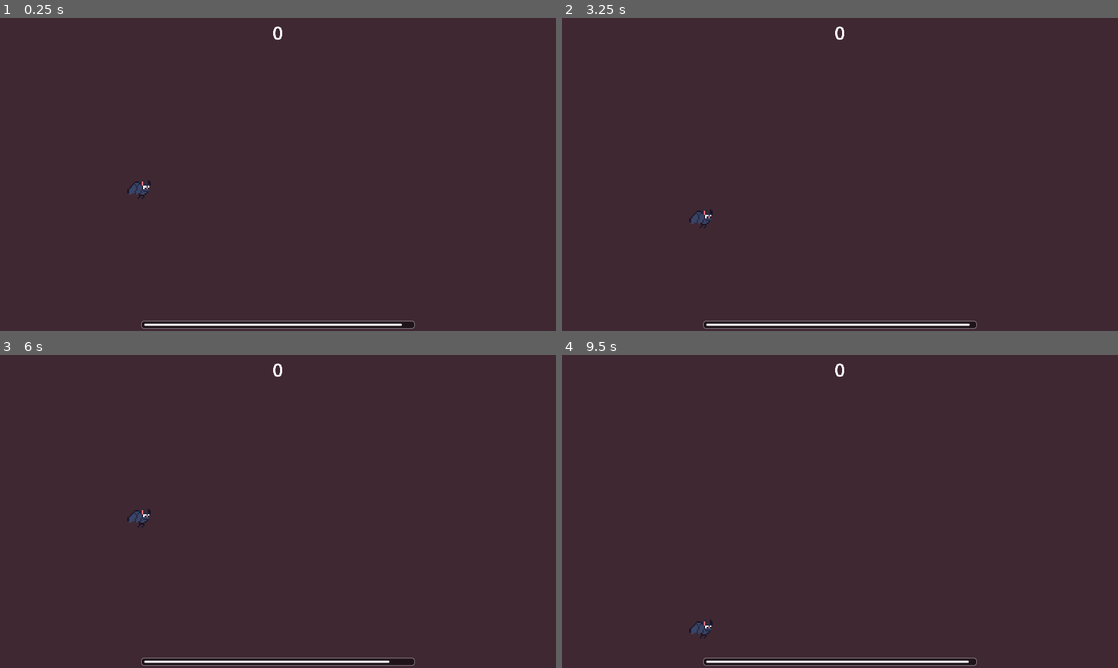
Above: before the commit, frames 1-4 (two rows, left to right).
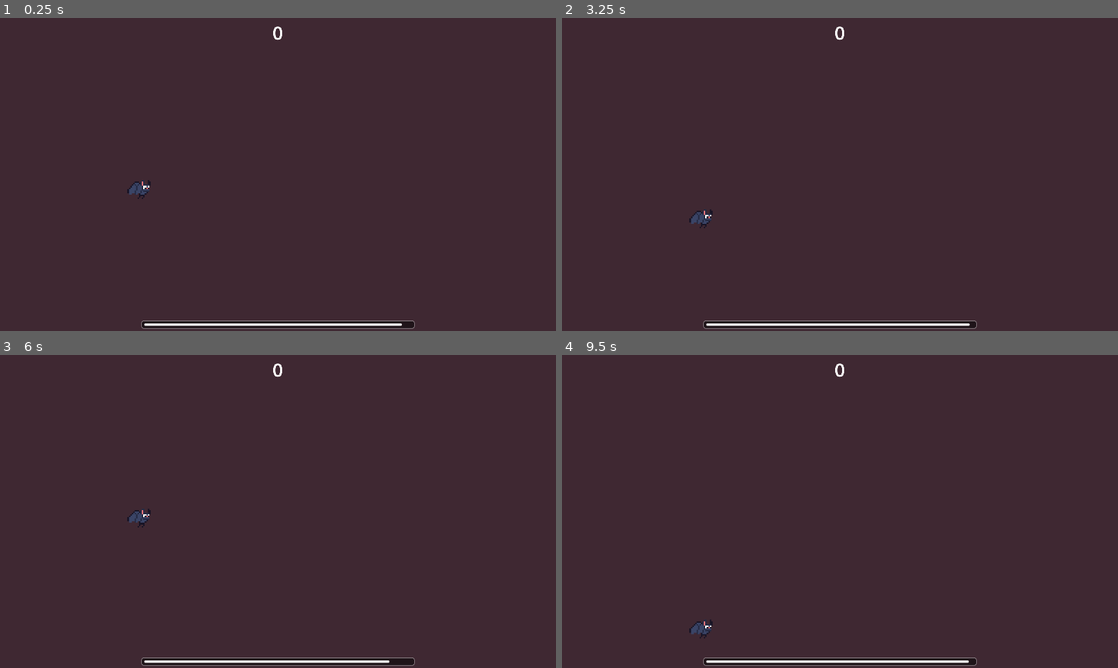
Above: after the commit, the same moments.

Repository: kirjahri/flappy-bat
Game: Godot game, scene res://scenes/main.tscn
Two runs of this game, one before a commit and one after it. Both use one fixed random seed, a clock stepped at 60 frames per second and the inputs below.
Inputs (mouse positions are in pixels of both pictures, inside the frame that each line leads up to):
- Up to frame 1 (0.25 s): no input
- Up to frame 2 (3.25 s): move the mouse to (962, 158) at 0.52 s; hold Right mouse button (dive) 0.53-1.28 s; click (962, 158) at 0.77 s; click (962, 158) at 1.07 s; move the mouse to (728, 190) at 1.27 s; right-click (728, 190) at 1.35 s; click (728, 190) at 1.52 s; click (728, 190) at 1.82 s; tap Enter at 2 s; move the mouse to (895, 105) at 2.02 s; hold Right mouse button (dive) 2.03-2.75 s; click "Retry" at 2.75 s
- Up to frame 3 (6 s): move the mouse to (250, 574) at 3.52 s; right-click (250, 574) at 3.6 s; click (250, 574) at 3.77 s; click (250, 574) at 4.07 s; move the mouse to (444, 558) at 4.27 s; hold Right mouse button (dive) 4.28-5.03 s; click (444, 558) at 4.52 s; click (444, 558) at 4.82 s; tap Space at 5 s; move the mouse to (111, 464) at 5.02 s; right-click (111, 464) at 5.1 s; click (111, 464) at 5.27 s; click (111, 464) at 5.57 s; click "Retry" at 5.75 s
- Up to frame 4 (9.5 s): move the mouse to (867, 511) at 6.52 s; hold Right mouse button (dive) 6.53-7.28 s; move the mouse to (756, 433) at 7.27 s; right-click (756, 433) at 7.35 s; click (756, 433) at 7.52 s; click (756, 433) at 7.82 s; tap Enter at 8 s; move the mouse to (962, 495) at 8.02 s; hold Right mouse button (dive) 8.03-8.75 s; click (962, 495) at 8.27 s; click (962, 495) at 8.57 s; click "Retry" at 8.75 s

The runs differ from the first frame. In frame 1, 0.3% of the frame differs, in the area x 25-75%, y 96-98%; in frame 2, 0.3%; in frame 3, 0.3%; in frame 4, 0.3%.

Commit message:
fix(hud): alter vision bar size and positioning

Diff:
--- a/scenes/hud.tscn
+++ b/scenes/hud.tscn
@@ -45,22 +45,35 @@
 horizontal_alignment = 1
 vertical_alignment = 1
 
-[node name="PanelContainer" type="PanelContainer" parent="."]
+[node name="MarginContainer3" type="MarginContainer" parent="."]
+layout_mode = 1
+anchors_preset = 7
+anchor_left = 0.5
+anchor_top = 1.0
+anchor_right = 0.5
+anchor_bottom = 1.0
+offset_left = -480.0
+offset_top = -44.0
+offset_right = 480.0
+grow_horizontal = 2
+grow_vertical = 0
+theme_override_constants/margin_left = 8
+theme_override_constants/margin_top = 8
+theme_override_constants/margin_right = 8
+theme_override_constants/margin_bottom = 8
+
+[node name="PanelContainer" type="PanelContainer" parent="MarginContainer3"]
 layout_mode = 2
-offset_left = 488.0
-offset_top = 1045.0
-offset_right = 1432.0
-offset_bottom = 1072.0
 theme_override_styles/panel = SubResource("StyleBoxFlat_toqtt")
 
-[node name="MarginContainer2" type="MarginContainer" parent="PanelContainer"]
+[node name="MarginContainer2" type="MarginContainer" parent="MarginContainer3/PanelContainer"]
 layout_mode = 2
 theme_override_constants/margin_left = 8
 theme_override_constants/margin_top = 8
 theme_override_constants/margin_right = 8
 theme_override_constants/margin_bottom = 8
 
-[node name="VisionBar" type="ProgressBar" parent="PanelContainer/MarginContainer2"]
+[node name="VisionBar" type="ProgressBar" parent="MarginContainer3/PanelContainer/MarginContainer2"]
 unique_name_in_owner = true
 layout_mode = 2
 size_flags_vertical = 1
